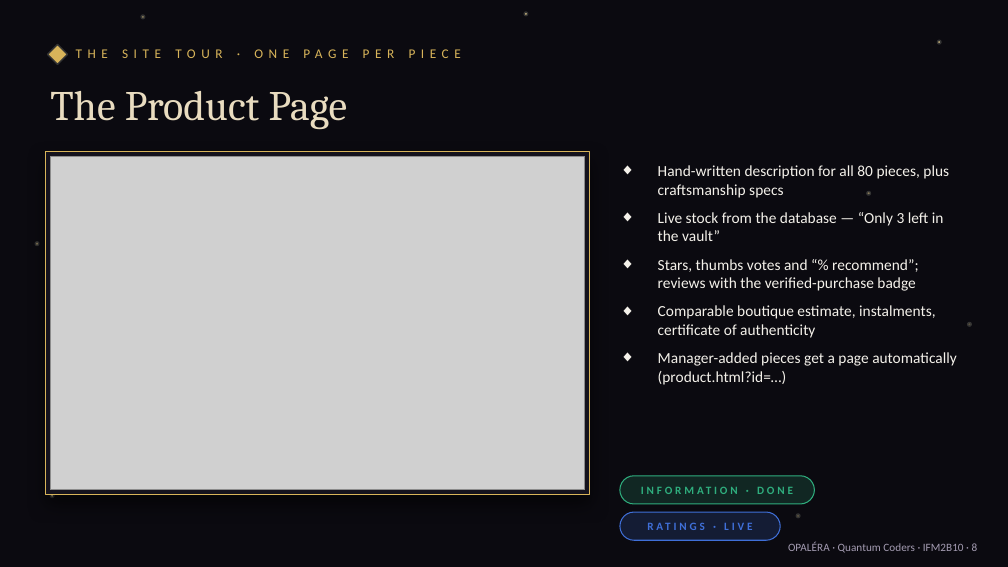
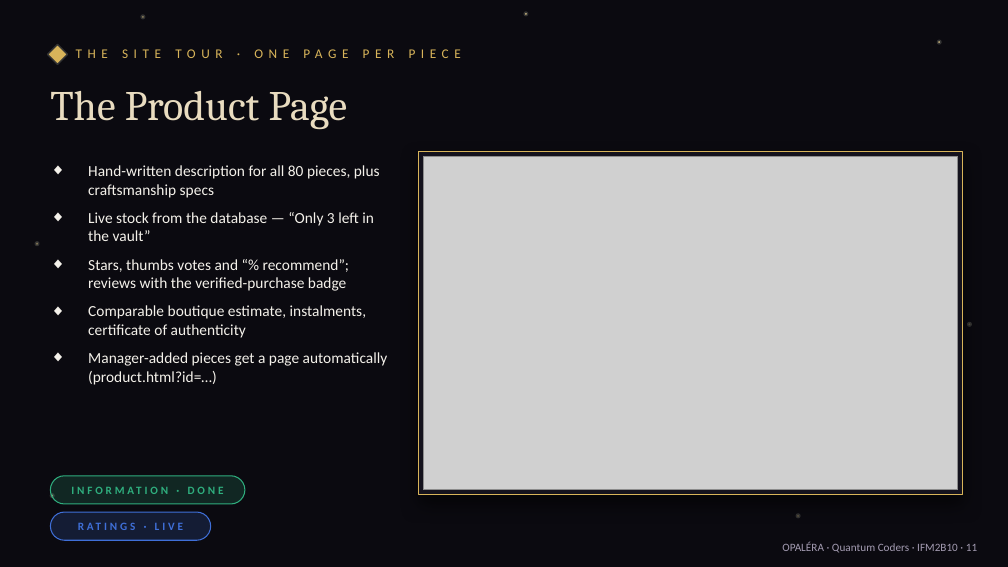
Before and after one commit to Thrivi17/Opalera, a slide deck: slide 11 of docs/OPALERA_Final_Presentation.pptx (slide 8 before the commit). Drawn at 1008x567 pixels with LibreOffice and Linux fonts; fonts in the diff are those of the drawing; grey boxes stand for pictures. Boxes give left, top, right and bottom in pixels: in the first picture for what was removed or moved away, otherwise in the second. Text is boxed around its words. In the diff, an @@ line names an element or a change of style, - is before the commit and + after.

```diff
--- a/docs/OPALERA_Final_Presentation.pptx
+++ b/docs/OPALERA_Final_Presentation.pptx
@@ rectangle: place and size @@
-rectangle at <box>45,151,590,495</box>
+rectangle at <box>418,151,963,495</box>
@@ picture: place and size @@
-picture at <box>50,156,585,490</box>
+picture at <box>423,156,958,490</box>
@@ ellipse removed at <box>867,192,871,196</box> @@
@@ 3 texts, 2 rounded rectangles: place and size @@
-3 texts, 2 rounded rectangles at <box>620,165,957,540</box>
+3 texts, 2 rounded rectangles at <box>50,165,388,540</box>
@@ text at <box>782,542,977,553</box>: text changed @@
-OPALÉRA · Quantum Coders · IFM2B10 · 8
+OPALÉRA · Quantum Coders · IFM2B10 · 11
```
Also in this commit, not shown: 18 other slides changed, 8 slides added, 1 other file.
